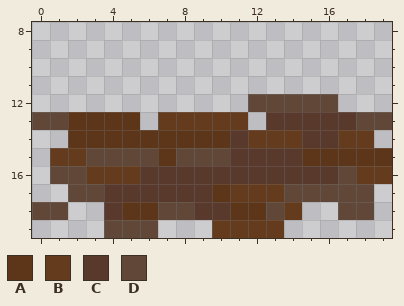
File history of a pixel-art sprite, src/assets/block/wood/red/bottom/wood_red_bottom_2.png. The picture above is the old version.
The file is 20x20 pixels. Shown: x 0..19, y 8..19.
Palette (. is transparent): A #5d3518  B #653b1d  C #59392c  D #604737
After:
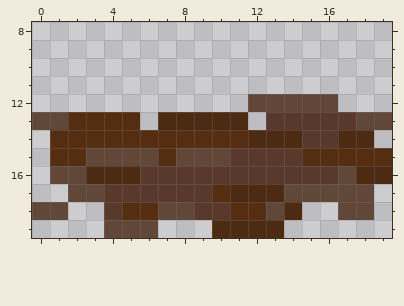
Diff:
@@ palette @@
-A #5d3518
+A #552e12
-B #653b1d
+B #4d2b12
@@ x 0..13 @@
 13 DDAAAA.BBBBB.C
-14 ..AAAAAAAAACBB
-15 .BBDDDDADDDCCC
+14 .AAAAAAAAAAABB
+15 .AADDDDADDDCCC
 16 .DDBBBCCCCCCCC
Changed places in both pictures, as pixel boxes (x1, y1, x2, y2):
changed: (50, 112, 392, 238)
